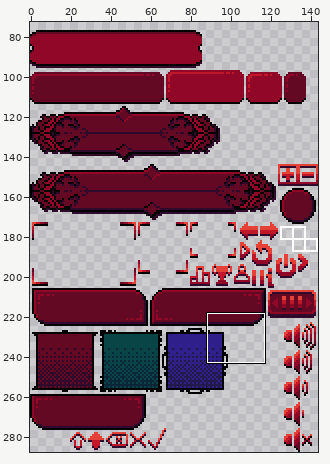
Sprite sheet: Assets/Sprites/ButtonsUI.png. The first picture is a wide view before the edit; the outline marks the close-up.
Close-up. Before the commit:
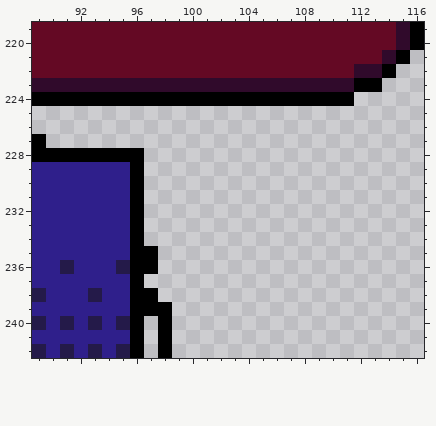
The file is 144x288 pixels. Shown: x 89..116, y 219..242. The wide view leaves out empty margins.
New version:
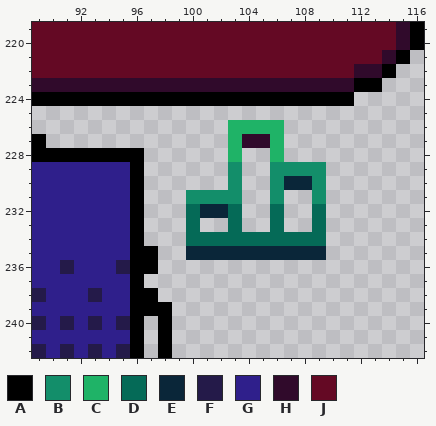
Palette (. is transparent): A #000000  B #138e6a  C #1fb367  D #056a57  E #0a2639  F #241a49  G #2f1f8b  H #300a2b  J #640924
The exact change:
There is now colour B in row 229 at x 103 and 106 to 109; in row 230 at x 103, 106 and 109; in row 231 at x 100 to 103, 106 and 109.
There is now colour C in row 226 at x 103 to 106; in rows 227 to 228 at x 103 and 106.
There is now colour D in rows 232 to 233 at x 100, 103, 106 and 109; in row 234 at x 100 to 109.
There is now colour E in row 230 at x 107 to 108; in row 232 at x 101 to 102; in row 235 at x 100 to 109.
There is now colour H in row 227 at x 104 to 105.
